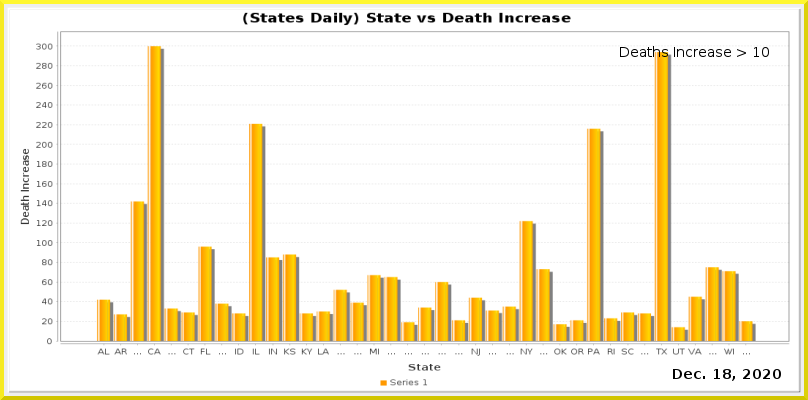
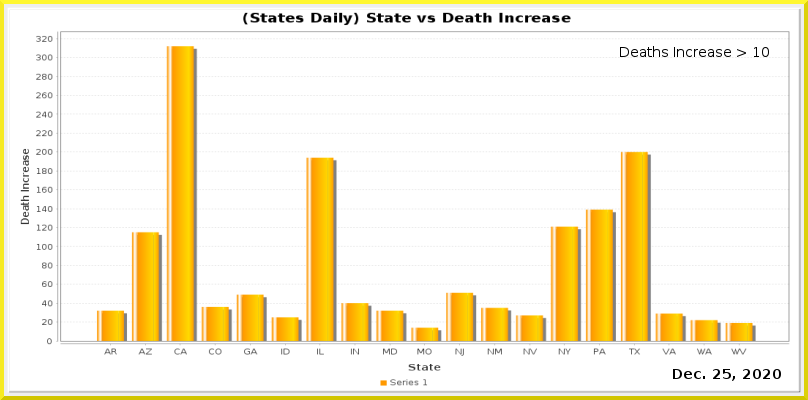
Revision of a layered 808x400 image; what changed, layer by layer:
painted on "Current Date" over [left=713, top=369, right=731, bottom=379]
painted on "Date_vs_TestIncrease.png" over [left=36, top=35, right=789, bottom=356]
